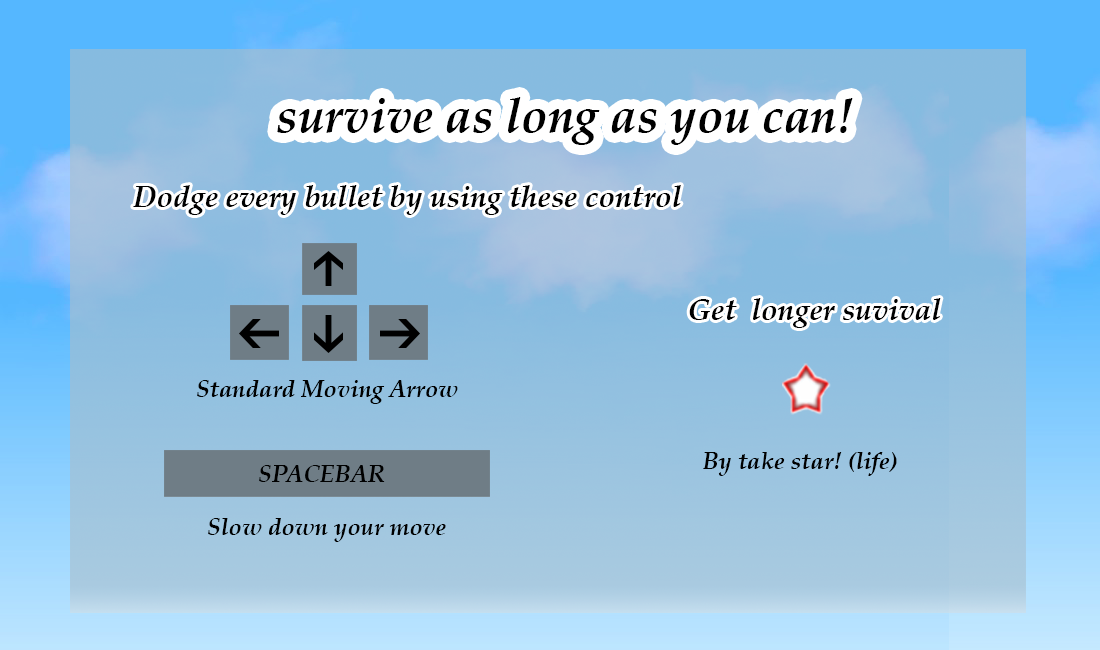
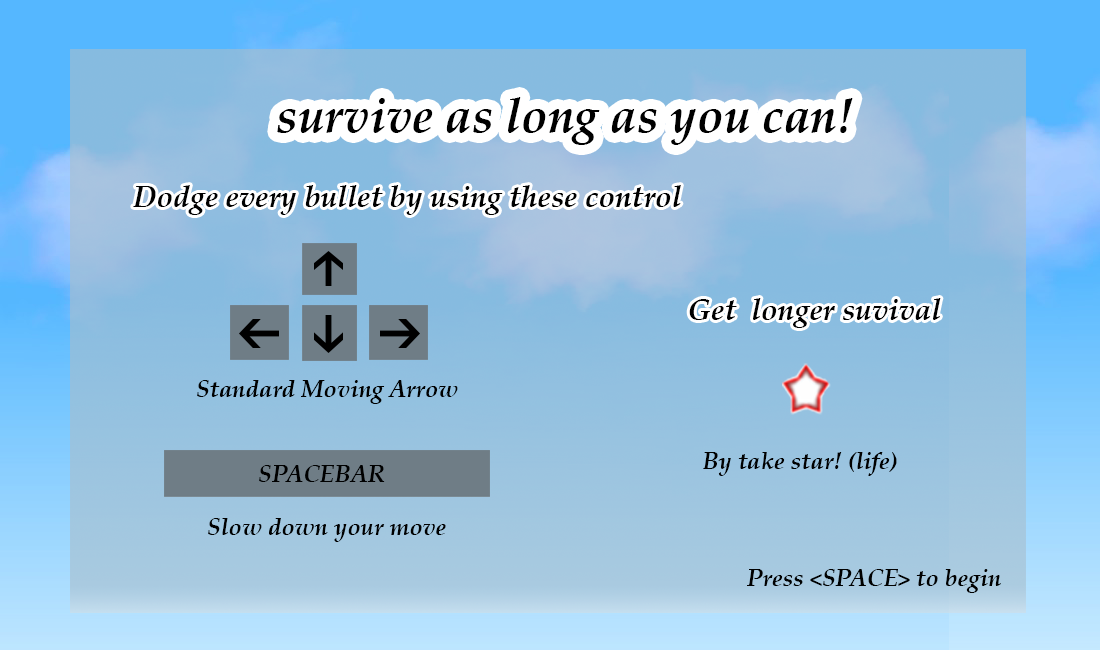
Revision of a layered 1100 × 650 image; what changed, layer by layer:
added layer "Press <SPACE> to begin" above "By take star! (life)" over [747, 569, 1001, 593]
